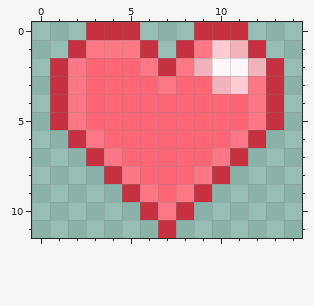
One commit to this pixel-art sprite: Graphics/Pictures/Summary/heart.png. The picture above was drawn from the file before the commit.
The file is 30x24 pixels, drawn in blocks of 2x2; one block is one cell here.
Now the later version:
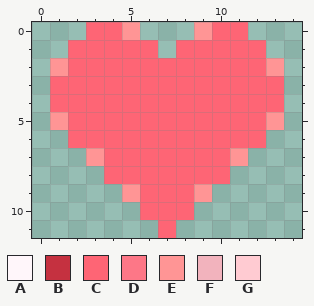
Palette (. is transparent): A #fff6fa  B #c53140  C #fe6575  D #fd7787  E #ff9595  F #f2b3bd  G #ffcbd2
Edits made:
y 0: x 3..5 BBB -> CCE; x 9..11 BBB -> ECC
y 1: x 2..6 BDDDB -> CCCCC; x 8..12 BDGFB -> CCCCC
y 2: x 1..2 BD -> EC; x 6..13 DBDFAAFB -> CCCCCCCE
y 3: x 1..2 BD -> CC; x 7 D -> C; x 10..13 FGDB -> CCCC
y 4: x 1..2 BD -> CC; x 12..13 DB -> CC
y 5: x 1..2 BD -> EC; x 12..13 DB -> CE
y 6: x 2..3 BD -> CC; x 11..12 DB -> CC
y 7: x 3..4 BD -> EC; x 10..11 DB -> CE
y 8: x 4..5 BD -> CC; x 9..10 DB -> CC
y 9: x 5..6 BD -> EC; x 8..9 DB -> CE
y 10: x 6..8 BDB -> CCC
y 11: x 7 B -> C
Boxes around the changes in both pictures, in picture pixels (x1, y1, x2, y2):
changed: (50, 22, 284, 238)
